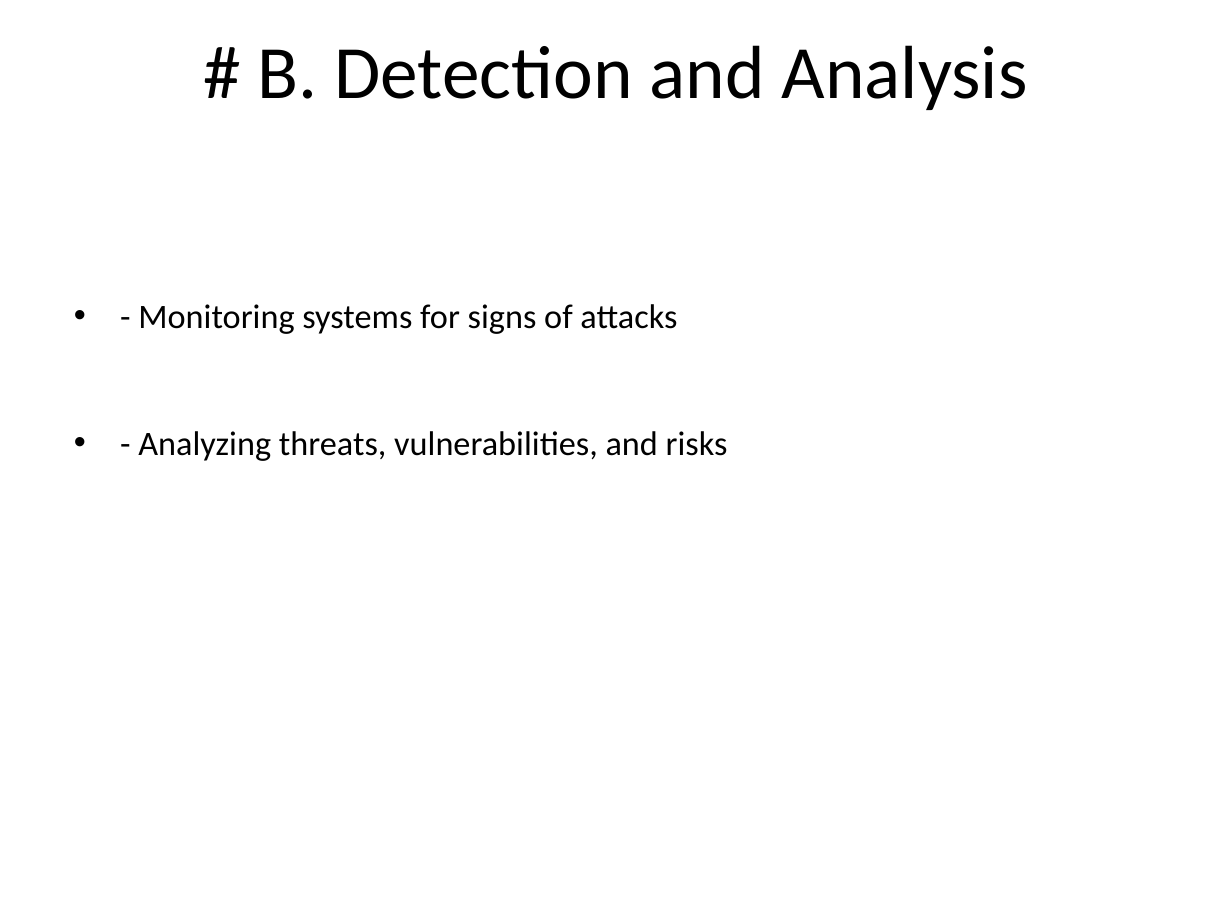
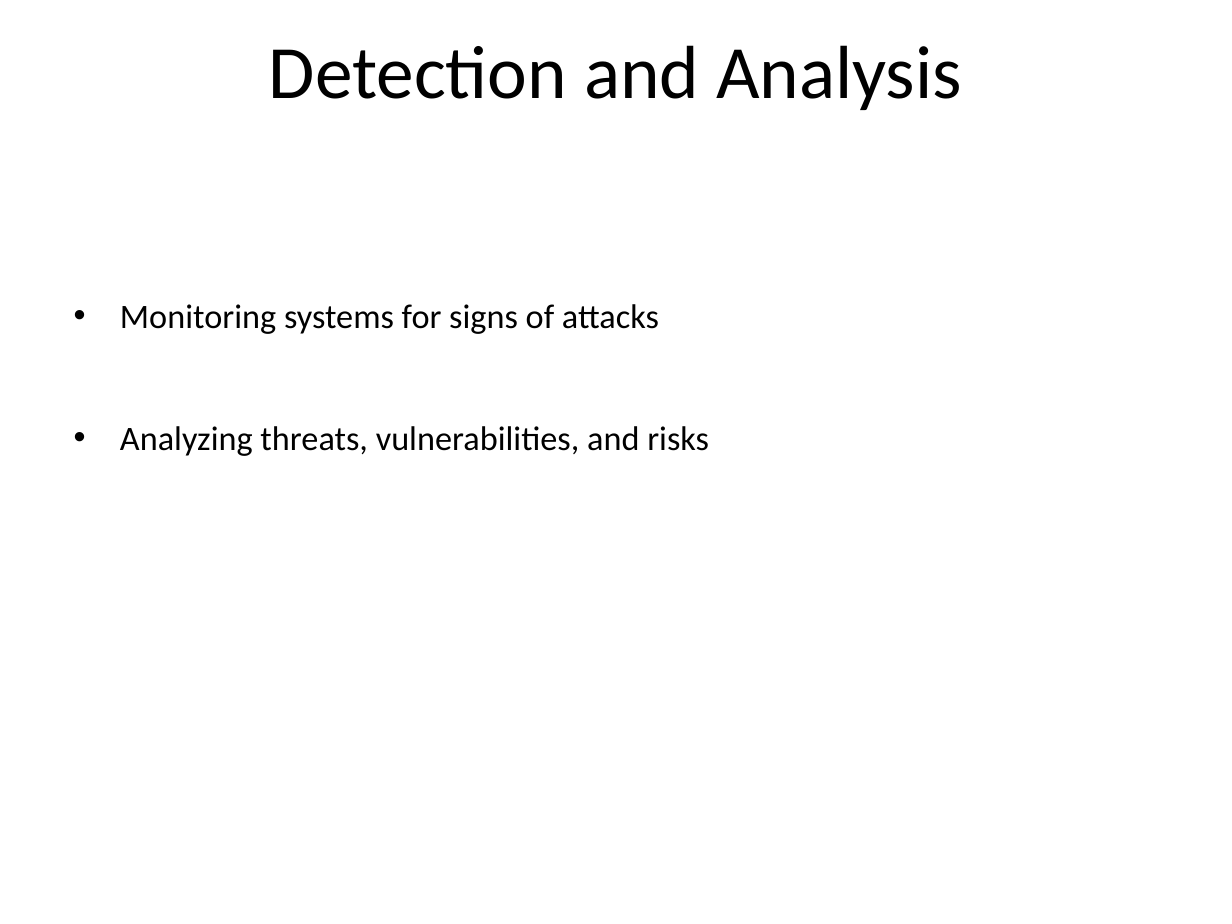
Before and after one commit to tal-training/secure-development, a slide deck: slide 26 of Day1/Introduction to Information Security/0-Introduction-to-Information-Security.md.pptx. Drawn at 1232x924 pixels with LibreOffice and Linux fonts; fonts in the diff are those of the drawing. Boxes give left, top, right and bottom in pixels: in the first picture for what was removed or moved away, otherwise in the second. Text is boxed around its words. In the diff, an @@ line names an element or a change of style, - is before the commit and + after.

```diff
--- a/Day1/Introduction to Information Security/0-Introduction-to-Information-Security.md.pptx
+++ b/Day1/Introduction to Information Security/0-Introduction-to-Information-Security.md.pptx
@@ title at (269, 45, 962, 110): text changed @@
-# B. Detection and Analysis
+Detection and Analysis
@@ text at (120, 304, 709, 456): text changed @@
-• - Monitoring systems for signs of attacks
-• - Analyzing threats, vulnerabilities, and risks
+• Monitoring systems for signs of attacks
+• Analyzing threats, vulnerabilities, and risks
```
Also in this commit, not shown: 28 other slides changed, 6 other files.
